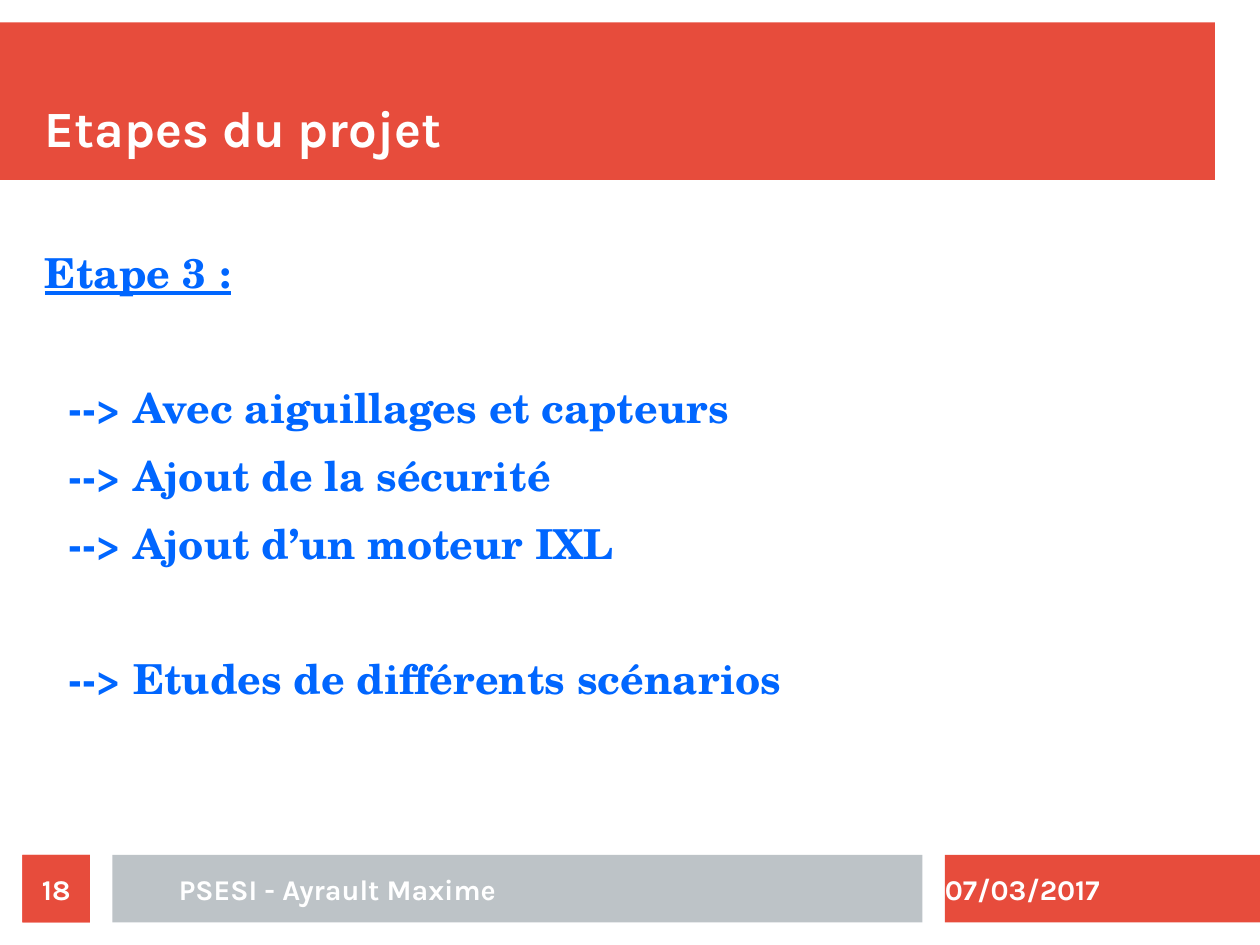
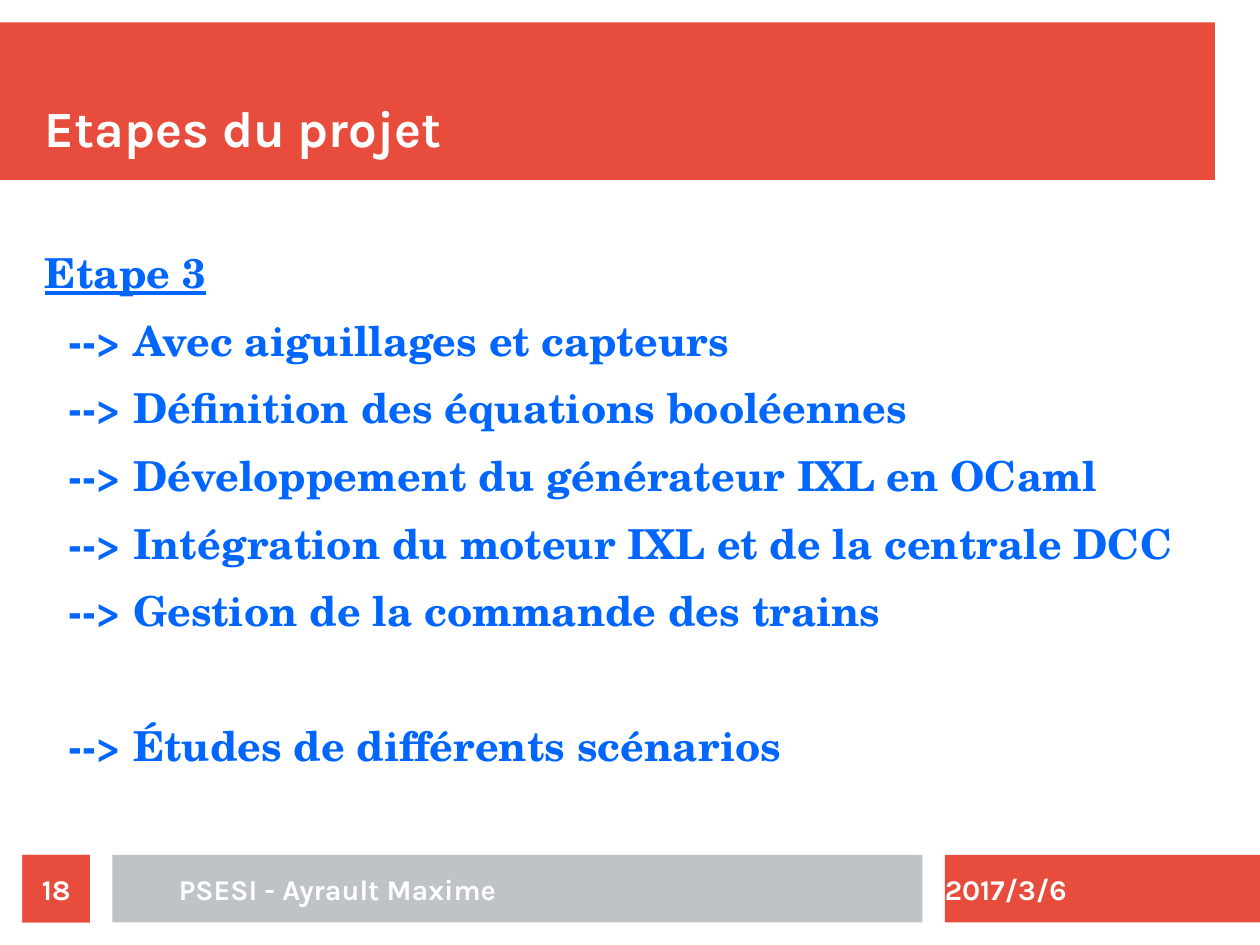
Before and after one commit to maximouth/CBI, a slide deck: slide 18 of Presentation/presentation.odp. Drawn at 1260x945 pixels with LibreOffice and Linux fonts; fonts in the diff are those of the drawing. Boxes give left, top, right and bottom in pixels: in the first picture for what was removed or moved away, otherwise in the second. Text is boxed around its words. In the diff, an @@ line names an element or a change of style, - is before the commit and + after.

```diff
--- a/Presentation/presentation.odp
+++ b/Presentation/presentation.odp
@@ text at [45,258,206,297]: text changed @@
-Etape 3 :
+Etape 3
@@ text at [133,392,1173,762]: text changed @@
---> Ajout de la sécurité
---> Ajout d’un moteur IXL
---> Etudes de différents scénarios
+--> Définition des équations booléennes
+--> Développement du générateur IXL en OCaml
+--> Intégration du moteur IXL et de la centrale DCC
+--> Gestion de la commande des trains
+--> Études de différents scénarios
@@ text at [945,878,1067,903]: text changed @@
-07/03/2017
+2017/3/6
```
Also in this commit, not shown: 22 other slides changed.
